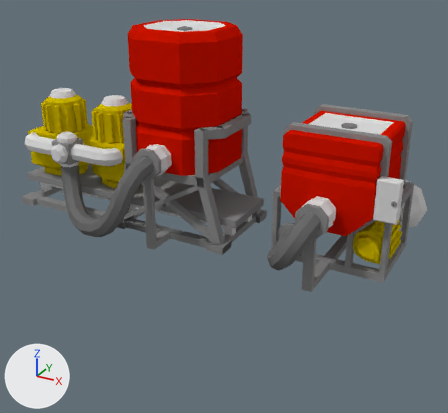
An edit to the Blender file crops/farm/bricks/tanksnstuff.blend, drawn before and after from the same camera.
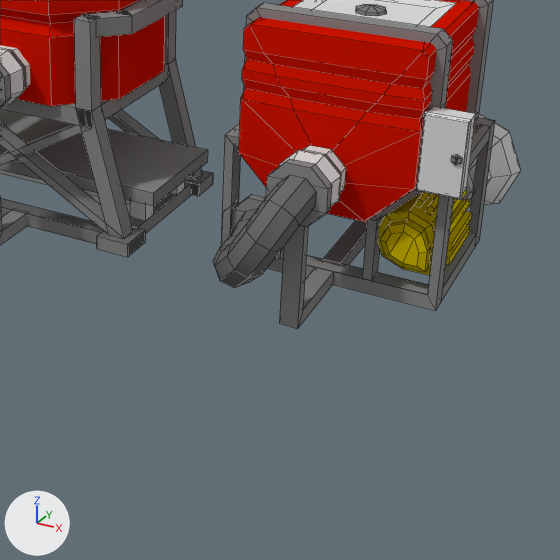
Old and new are each drawn whole from a 50 mm lens placed at (13.9, -23.3, 15.6), pointed at (-0.5, 2.9, 2.5) and again close up on the part from 35% to 100% of the width and 29% to 100% of the height. The lights are fixed; the arrows at lower left show +X, +Y and +Z. The close-ups show mesh edges as thin lines. Objects named as collision shapes, trigger or cutter boxes, shadow casters or lower levels of detail are left out.

Objects in the first close-up: 'largeTankPump', 'largeWaterTank', 'medTankPump', 'medWaterTank'.
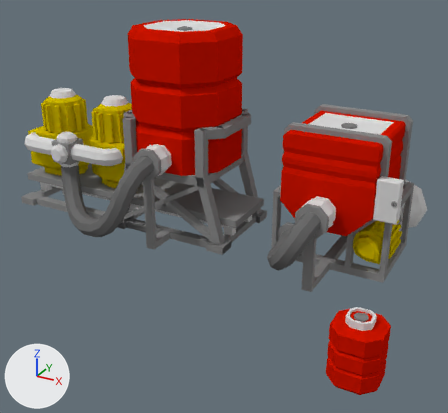
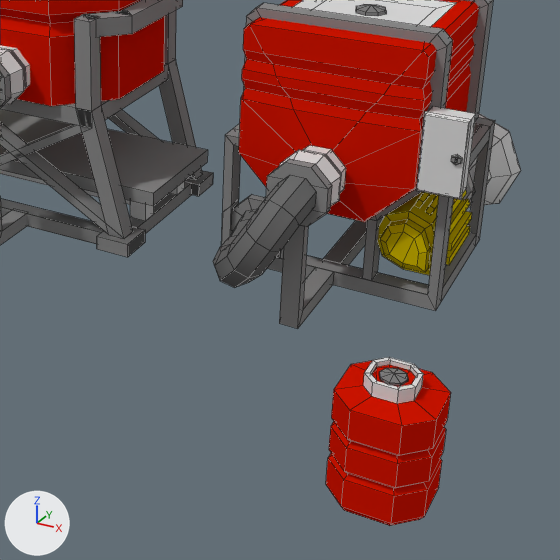
Edits to the scene script, one JSON object a line:
```json
{"block": "me_cube_001", "where": "# used by ob_smallwatertank; location = (9.0, -4.0, 1.4)"}
{"op": "remove", "block": "me_cube_001", "code": "me_cube_001.from_pydata(...)  # 145 vertices, 121 faces; spans x -1.0..1.0, y -1.0..1.0, z -1.4..1.4"}
{"op": "add", "block": "me_cube_001", "code": "me_cube_001.from_pydata(...)  # 153 vertices, 132 faces; spans x -1.0..1.0, y -1.0..1.0, z -1.4..1.4"}
{"block": "me_cube_001", "change": "me_cube_001 part 1"}
{"block": "me_cube_001", "change": "8 faces are deleted"}
{"block": "me_cube_001", "change": "8 new vertices lie (0.0, 0.0, -0.3) away from vertices in x -0.4..0.4, y -0.4..0.4, z 1.4"}
{"block": "me_cube_001", "change": "16 new faces join them, mat_gray (light grey #dadada)"}
{"block": "me_cube_001", "change": "3 new faces join them, mat_black (grey #7c7c7c)"}
{"op": "remove", "block": "ob_smallwatertank", "code": "ob_smallwatertank.hide_viewport = True"}
```

What differs and where, as boxes (x1, y1, x2, y2) in the close-ups (560 x 560 px):
```json
{"object": "smallWaterTank", "change": "shown", "after": [326, 357, 451, 526]}
{"part": 1, "of": "me_cube_001", "change": "built on", "after": [370, 360, 417, 377]}
```
